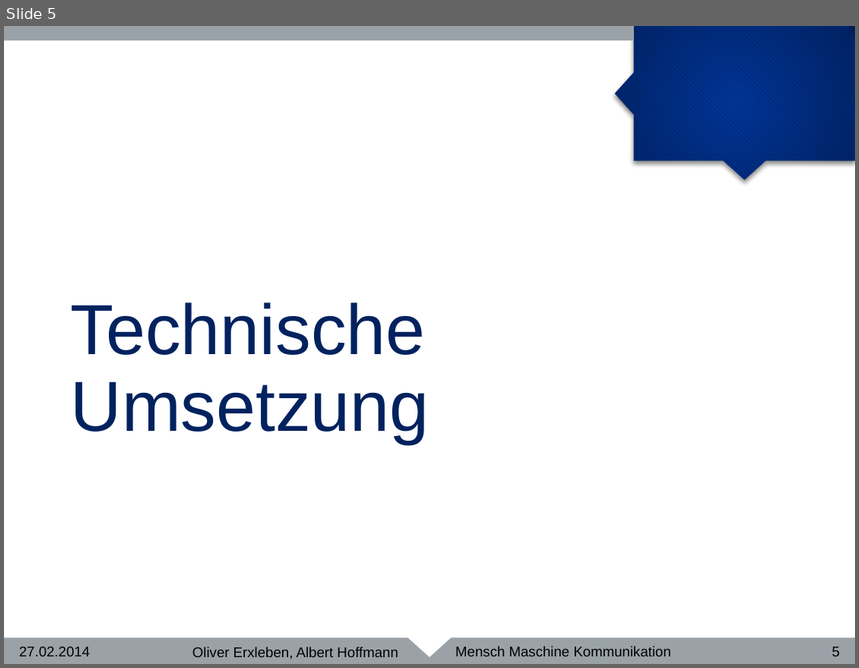
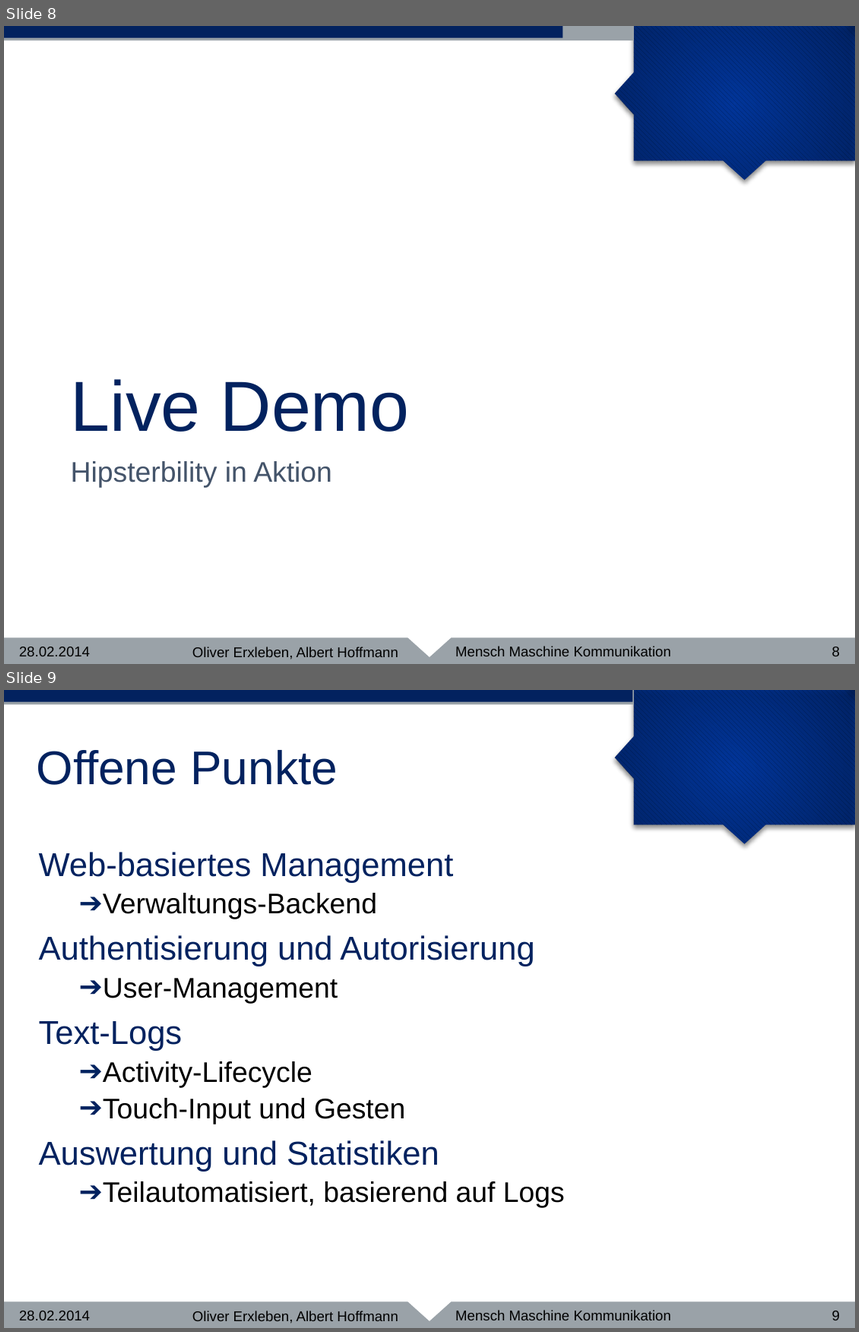
Before and after one commit to Chromdioxyde/hipsterbility, a slide deck: presentation/MMK.pptm. Shown one above the other, each under a label of ours: slide 5 before the commit, slides 8 and 9 after it. The pictures are 859x668 and 859x1332 pixels, drawn with LibreOffice and Linux fonts; fonts in the diff are those of the drawing; background and template pictures are left out. Boxes give left, top, right and bottom in pixels: in the first picture for what was removed or moved away, otherwise in the second. Text is boxed around its words. In the diff, an @@ line names an element or a change of style, - is before the commit and + after.

```diff
--- a/presentation/MMK.pptm
+++ b/presentation/MMK.pptm
@@ slide 9 added at box(4, 690, 855, 1328), background #FFFFFF; not listed: 5 template elements that a slide beside it also shows @@
@@ rectangle added at box(4, 690, 633, 702), fill #02225F @@
@@ title added at box(37, 750, 338, 785), 40 pt, text #02225F @@
+Offene Punkte
@@ text added at box(39, 852, 565, 1208), 24 pt, text #000000 @@
+  Web-basiertes Management
+  ➔ Verwaltungs-Backend
+  Authentisierung und Autorisierung
+  ➔ User-Management
+  Text-Logs
+  ➔ Activity-Lifecycle
+  ➔ Touch-Input und Gesten
+  Auswertung und Statistiken
+  ➔ Teilautomatisiert, basierend auf Logs
@@ text added at box(19, 1311, 90, 1321), 12 pt, text #000000 @@
+28.02.2014
@@ text added at box(192, 1311, 398, 1324), 12 pt, text #000000 @@
+Oliver Erxleben, Albert Hoffmann
@@ page number added at box(832, 1311, 840, 1321), 12 pt, text #000000 @@
+9
@@ what was slide 5 is now slide 8 @@
@@ slide 8 changed as well @@
@@ rectangle added at box(4, 26, 563, 38), fill #02225F @@
@@ title at box(71, 379, 410, 432): text changed @@
-Technische Umsetzung
+Live Demo
@@ text added at box(71, 461, 332, 487), 24 pt, text #44546A @@
+Hipsterbility in Aktion
@@ text at box(19, 647, 90, 657): text changed @@
-27.02.2014
+28.02.2014
@@ page number at box(832, 647, 840, 657): text changed @@
-5
+8
```
Also in this commit, not shown: 6 other slides changed, 1 other slide added, 1 other file.
